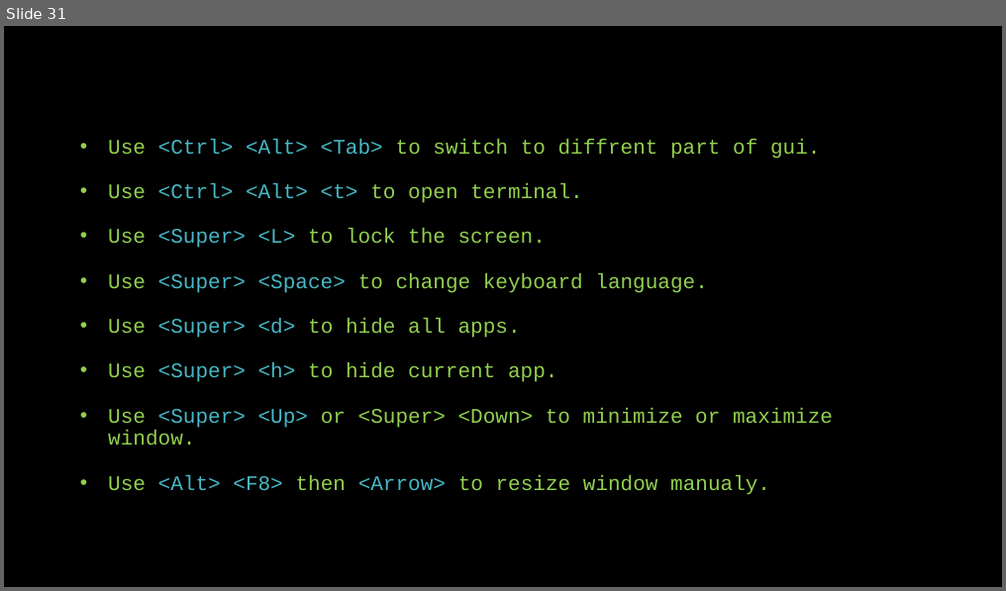
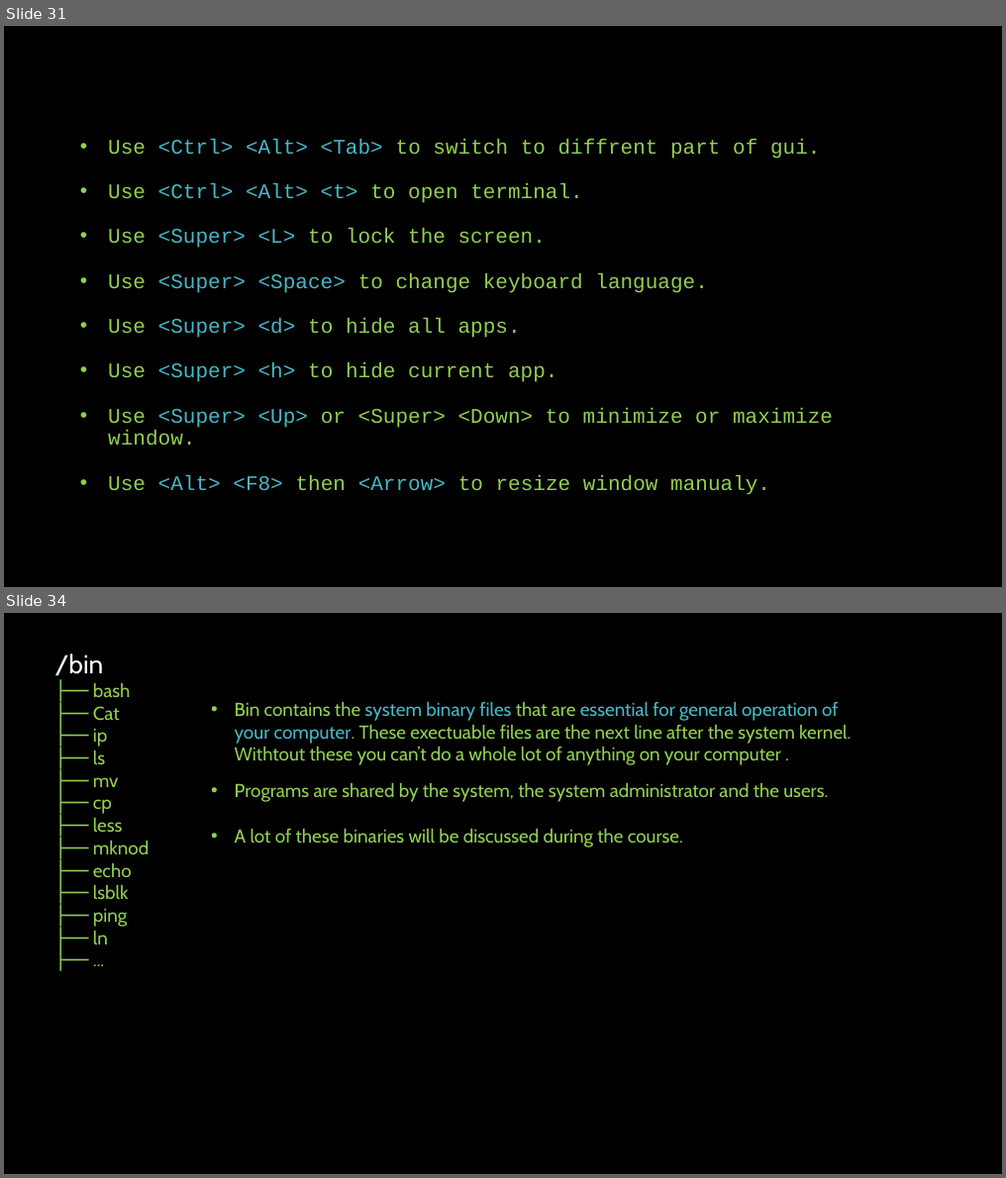
Before and after one commit to linuxfestival/introduction-to-linux-resources, a slide deck: PowerPoint/amirkabir_linux_festival.pptx. Shown one above the other, each under a label of ours: slide 31 before the commit, slides 31 and 34 after it; the slides between them are not shown. The pictures are 1006x591 and 1006x1178 pixels, drawn with LibreOffice and Linux fonts; fonts in the diff are those of the drawing. Boxes give left, top, right and bottom in pixels: in the first picture for what was removed or moved away, otherwise in the second. Text is boxed around its words. In the diff, an @@ line names an element or a change of style, - is before the commit and + after.

Commit message:
Started linux filesystem

```diff
--- a/PowerPoint/amirkabir_linux_festival.pptx
+++ b/PowerPoint/amirkabir_linux_festival.pptx
@@ slide 34 added at (4, 613, 1002, 1174), background #000000 @@
@@ text added at (55, 654, 149, 945), 18 pt, text #92D050 @@
+/bin
+├── bash
+├── Cat
+├── ip
+├── ls
+├── mv
+├── cp
+├── less
+├── mknod
+├── echo
+├── lsblk
+├── ping
+├── ln
+├── ...
@@ text added at (235, 702, 850, 765), 18 pt, text #92D050 @@
+• Bin contains the system binary files that are essential for general operation of your computer. These exectuable files are the next line after the system kernel. Withtout these you can’t do a whole lot of anything on your computer .
@@ text added at (235, 783, 828, 802), 18 pt, text #92D050 @@
+• Programs are shared by the system, the system administrator and the users.
@@ text added at (235, 829, 683, 848), 18 pt, text #92D050 @@
+• A lot of these binaries will be discussed during the course.
```
Also in this commit, not shown: 1 slide changed, 6 other slides added.
